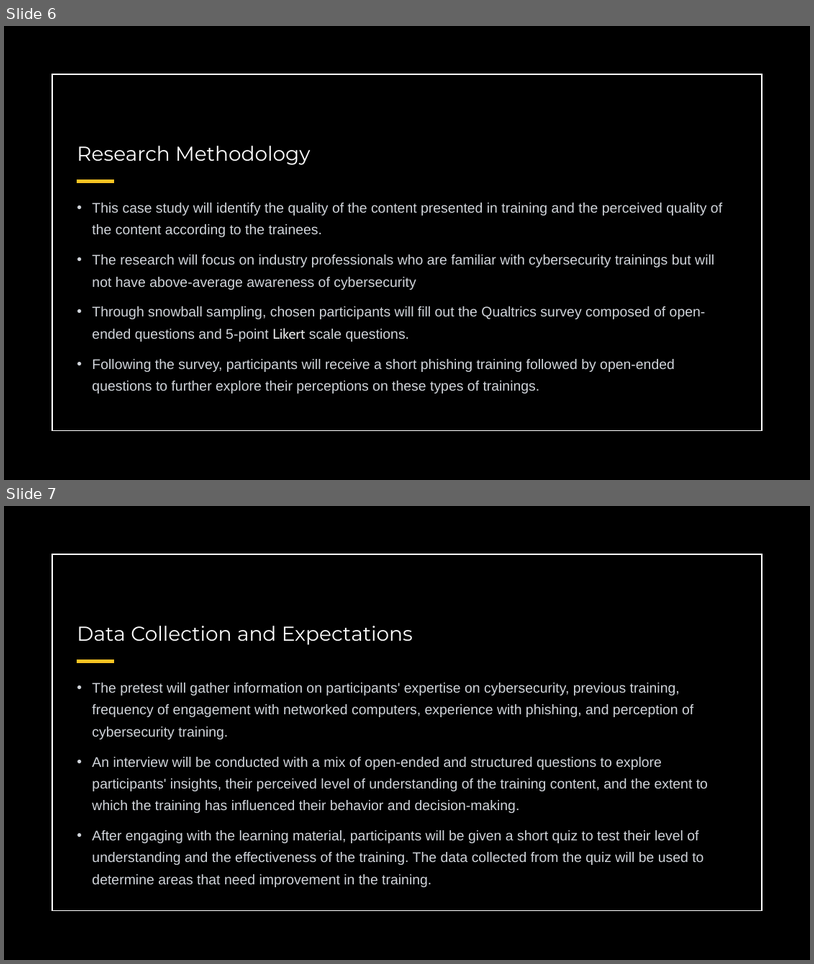
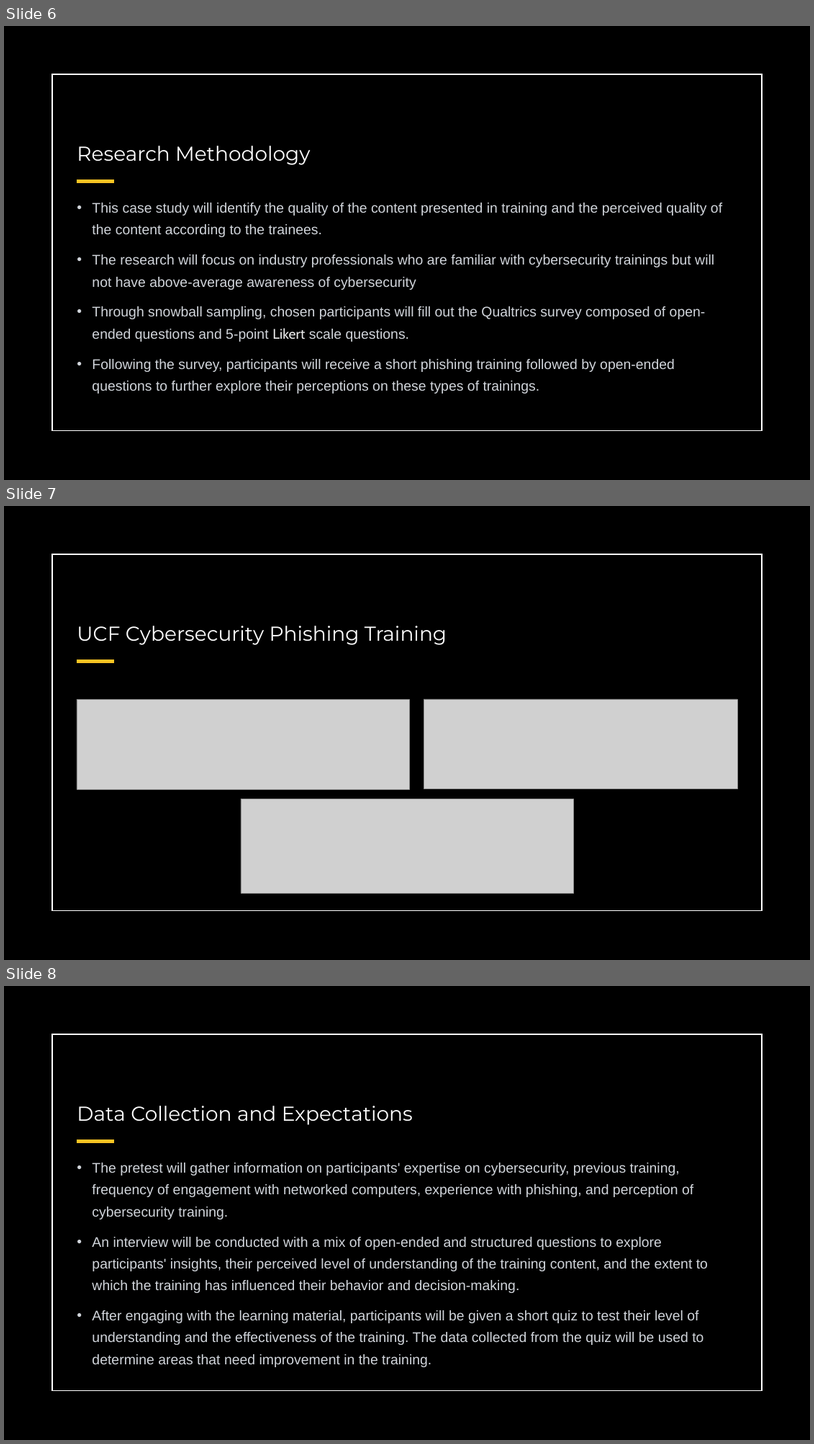
Before and after one commit to snowbowls/W.B.T.T.R.Y.A.Y.C.E.W, a slide deck: PPT/Alpha Review.pptx. Shown one above the other, each under a label of ours: slides 6 and 7 before the commit, slides 6, 7 and 8 after it. The pictures are 814x964 and 814x1444 pixels, drawn with LibreOffice and Linux fonts; fonts in the diff are those of the drawing; grey boxes stand for pictures. Boxes give left, top, right and bottom in pixels: in the first picture for what was removed or moved away, otherwise in the second. Text is boxed around its words. In the diff, an @@ line names an element or a change of style, - is before the commit and + after.

Commit message:
Finishing PPTX for Alpha

```diff
--- a/PPT/Alpha Review.pptx
+++ b/PPT/Alpha Review.pptx
@@ slide 7 added at <box>4,506,810,960</box>, background #FFFFFF; not listed: 3 template elements that a slide beside it also shows @@
@@ title added at <box>77,626,447,645</box>, 24 pt, text #FFFFFF @@
+UCF Cybersecurity Phishing Training
@@ picture added at <box>77,699,409,789</box> @@
@@ picture added at <box>424,699,738,788</box> @@
@@ picture added at <box>241,798,574,893</box> @@
@@ what was slide 7 is now slide 8 @@
```
